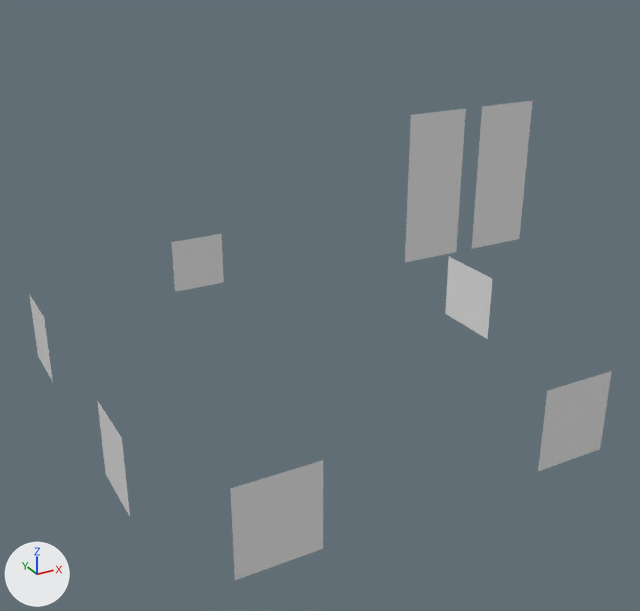
A saved change to the glTF model bv_house_b_lit.glb.
One viewpoint serves both versions: a 50 mm camera at (-5.58, -11.06, 7.83) aimed at (0.06, -0.8, 2.7). The axes (+X, +Y, +Z) are drawn at lower left. The lights are the same throughout. The first picture is the older version.

Objects in the first picture: 'lit1', 'lit2', 'lit3'.
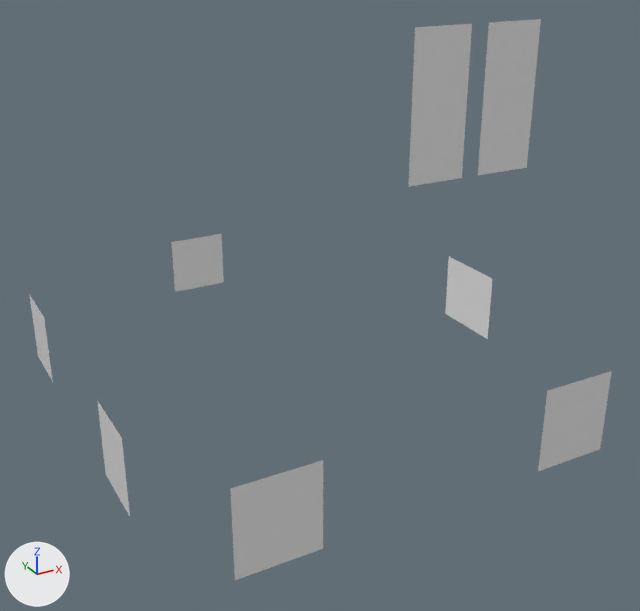
Pixel boxes [x1, y1, x2, y2] of what changed, in the pictures (640 x 611 px; the box of a moved part takes in the faces that stretch with it):
'lit1', reshaped (18% taller): before [29, 108, 466, 580]; after [29, 24, 472, 580]
'lit2', reshaped (20% taller): before [97, 101, 612, 516]; after [97, 19, 612, 516]
part 1 of me_lit1, moved or reshaped: before [405, 108, 466, 263]; after [408, 24, 472, 187]
part 2 of me_lit2, moved or reshaped: before [472, 101, 532, 249]; after [478, 19, 541, 175]

The edits, one by one:
me_lit1 is used by ob_lit1; location (0.0, 0.0, 0.0).
me_lit1 had 12 vertices, 6 faces and spanned x -3.39..-0.1, y -4.06..2.4, z 1.2..6.1.
me_lit1 now has 12 vertices, 6 faces and spans x -3.39..-0.1, y -4.07..2.4, z 1.2..6.9.
me_lit1 part 1: the loose piece of 4 vertices spanning x -0.75..-0.1, y -4.06, z 4.6..6.1 is moved by (0.0, -0.01, 0.8).
me_lit2 is used by ob_lit2; location (0.0, 0.0, 0.0).
me_lit2 had 12 vertices, 6 faces and spanned x -3.39..2.7, y -4.06..-1.4, z 1.2..6.1.
me_lit2 now has 12 vertices, 6 faces and spans x -3.39..2.7, y -4.07..-1.4, z 1.2..6.9.
me_lit2 part 2: the loose piece of 4 vertices spanning x 0.1..0.75, y -4.06, z 4.6..6.1 is moved by (0.0, -0.01, 0.8).
